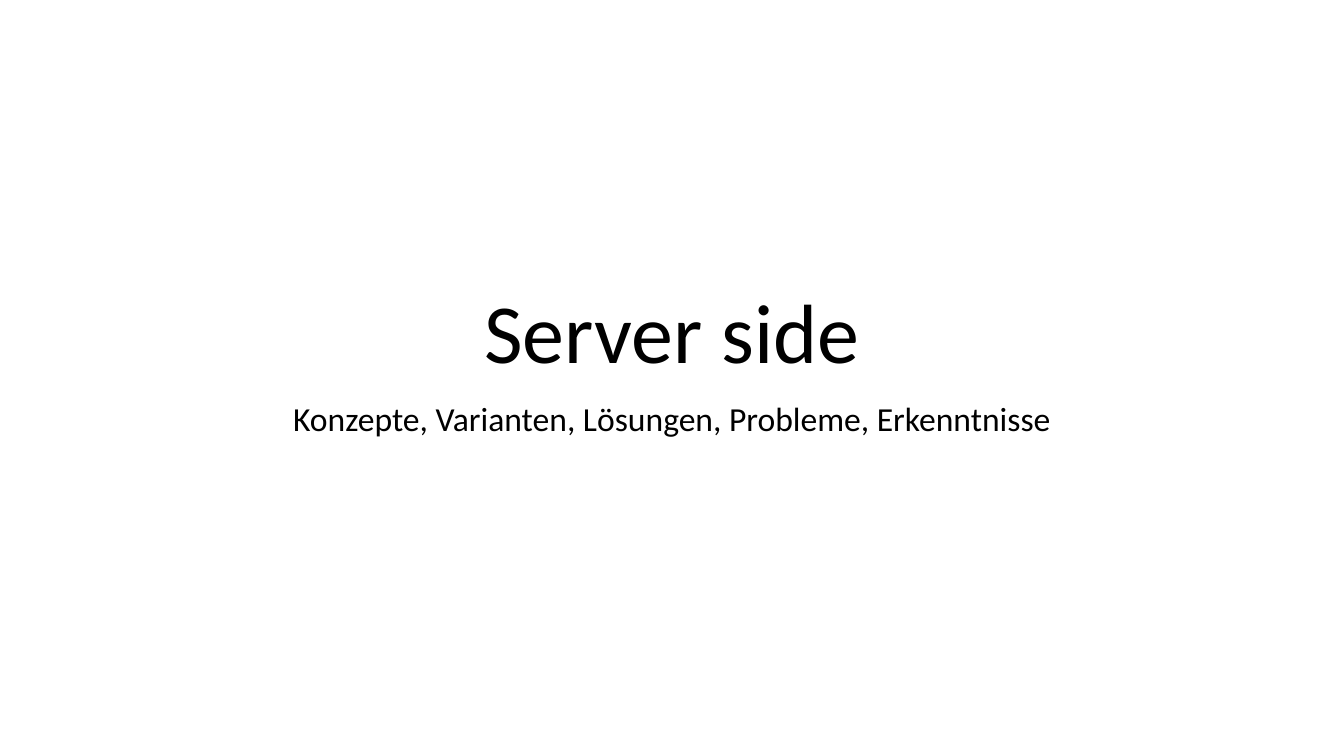
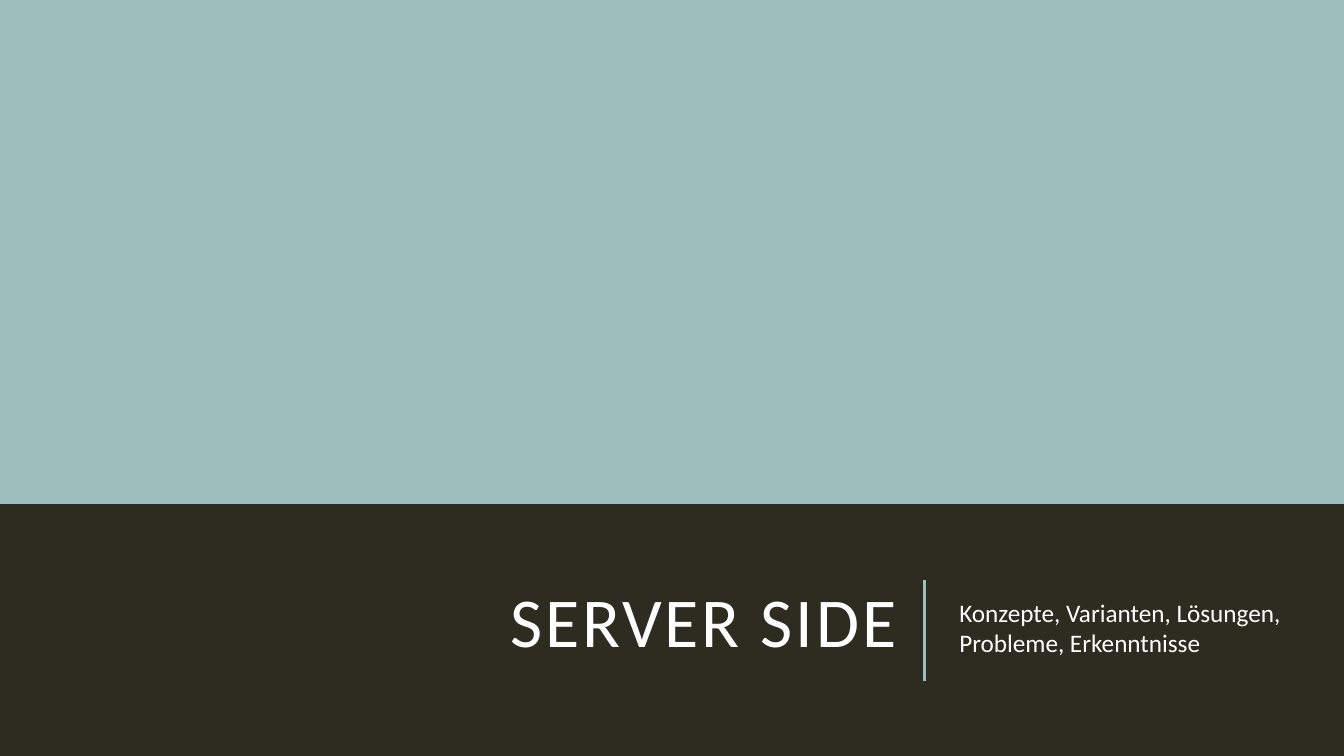
Before and after one commit to Toixinhell/Versteckies, a slide deck: slide 9 of Fangies.pptx. Drawn at 1344x756 pixels with LibreOffice and Linux fonts; fonts in the diff are those of the drawing. Boxes give left, top, right and bottom in pixels: in the first picture for what was removed or moved away, otherwise in the second. Text is boxed around its words. In the diff, an @@ line names an element or a change of style, - is before the commit and + after.

Commit message:
nice layout?

```diff
--- a/Fangies.pptx
+++ b/Fangies.pptx
@@ background #FFFFFF to #2E2B21 @@
@@ rectangle added at bbox=[0, 0, 1344, 504], fill #9CBEBD @@
@@ title "SERVER SIDE" at bbox=[510, 601, 896, 648]: vertical alignment bottom to middle @@
@@ subtitle "Konzepte, Varianten, Lösungen, Probleme, Erkenntnisse": place and size @@
-subtitle "Konzepte, Varianten, Lösungen, Probleme, Erkenntnisse" at bbox=[293, 407, 1051, 437]
+subtitle "Konzepte, Varianten, Lösungen, Probleme, Erkenntnisse" at bbox=[959, 604, 1281, 655]
@@ subtitle "Konzepte, Varianten, Lösungen, Probleme, Erkenntnisse" at bbox=[959, 604, 1281, 655]: size 24 to 18 pt, text colour #000000 to #FFFFFF; alignment centre to left; line spacing 0.9 to 1; less space between paragraphs; vertical alignment top to middle @@
@@ line added from (925, 682) to (925, 581), #9CBEBD 1.5 pt @@
@@ title at bbox=[510, 601, 896, 648]: text changed; size 60 to 50 pt; text colour #000000 to #FFFFFF @@
-Server side
+SERVER SIDE
```
Also in this commit, not shown: 15 other slides changed.
